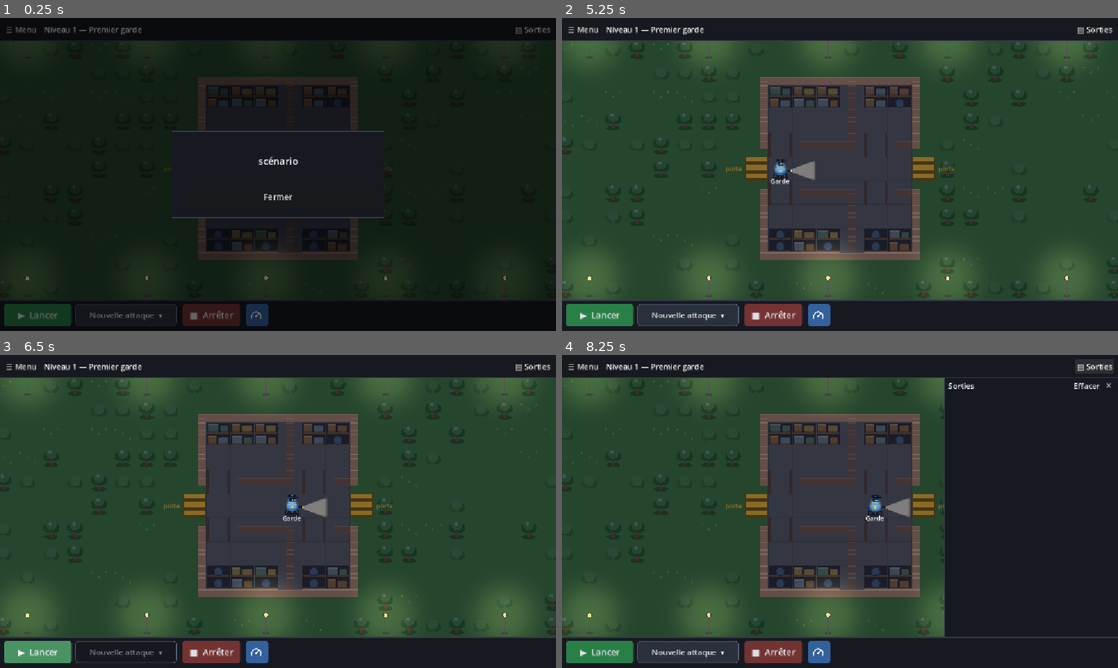
Above: before the commit, frames 1-4 (two rows, left to right).
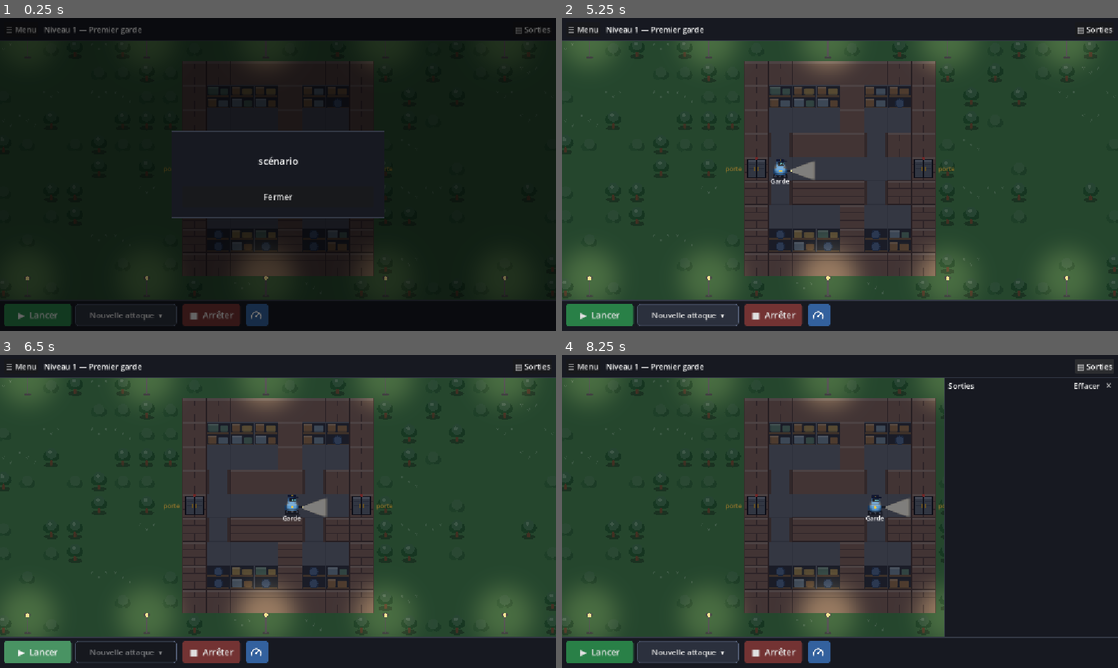
Above: after the commit, the same moments.

Repository: YohanPoirier/jeu_securite
Game: Godot game, scene res://main.tscn
Same seed, same stepped clock (60 frames per second), same inputs: the game is played once before the commit and once after it.
Inputs (mouse positions are in pixels of both pictures, inside the frame that each line leads up to):
- Up to frame 1 (0.25 s): no input
- Up to frame 2 (5.25 s): click "Nouvelle attaque ▾" at 0.5 s; click "Nouvelle attaque ▾" at 1.25 s; click "▶ Lancer" at 2 s; click "■ Arrêter" at 2.75 s; click (817, 315) at 3.52 s; click "▤ Sorties" at 4.25 s; click "Fermer" at 5 s
- Up to frame 3 (6.5 s): click "▶ Lancer" at 5.75 s
- Up to frame 4 (8.25 s): click "■ Arrêter" at 6.5 s; click (817, 652) at 7.27 s; click "▤ Sorties" at 8 s

The runs differ from the first frame. In frame 1, 0.8% of the frame differs, in the area x 35-68%, y 13-83%; in frame 2, 10%, in the area x 32-68%, y 13-83%; in frame 3, 10%; in frame 4, 10%.

Commit message:
Retour aux murs épais, nouvelles portes (battants d'acier dans un encadrement de briques)
Co-Authored-By: Claude Sonnet 5.5 <noreply@anthropic.com>
Claude-Session: https://claude.ai/code/session_01Qn8oNbxsrQNPS2EWgssgFJ

Diff:
--- a/scripts/rail_view.gd
+++ b/scripts/rail_view.gd
@@ -389,13 +389,7 @@
 	_draw_walls(lay, walls)
 	# portes aux extrémités du couloir
 	for gc in [k - 1, right]:
-		var gr := _cell_rect(lay, gc, RAIL_ROW)
-		draw_rect(gr, C_DOOR.darkened(0.55))
-		var s := 0.0
-		while s < gr.size.y:
-			if int(s / 9.0) % 2 == 0:
-				draw_rect(Rect2(gr.position.x + 3.0, gr.position.y + s, gr.size.x - 6.0, minf(9.0, gr.size.y - s)), C_DOOR.darkened(0.1))
-			s += 9.0
+		_draw_gate(_cell_rect(lay, gc, RAIL_ROW), gc == k - 1)
 	draw_string(font, _cell_rect(lay, 0, RAIL_ROW).position + Vector2(0, cell * 0.6), "porte",
 		HORIZONTAL_ALIGNMENT_RIGHT, cell * 1.9, 13, C_DOOR)
 	draw_string(font, _cell_rect(lay, right + 1, RAIL_ROW).position + Vector2(cell * 0.1, cell * 0.6), "porte",
@@ -404,7 +398,7 @@
 
 ## Style des murs : true = traits fins (la case reste non marchable, mais le mur est dessiné étroit),
 ## false = cases de mur pleines (ancien style).
-const THIN_WALLS := true
+const THIN_WALLS := false
 const WALL_T := 0.34  # épaisseur d'un mur fin, en fraction de case
 
 
@@ -464,6 +458,29 @@
 			draw_line(Vector2(x, y), Vector2(x, y + th), C_MORTAR, 1.0)
 	draw_rect(Rect2(rc.position, Vector2(rc.size.x, rc.size.y * 0.10)), C_WALL.lightened(0.20))
 	draw_rect(rc, C_MORTAR.darkened(0.2), false, 1.0)
+
+
+## Porte de l'entrepôt : encadrement de briques, deux battants d'acier, petit voyant au-dessus.
+func _draw_gate(rc: Rect2, left_side: bool) -> void:
+	_draw_wall(rc)
+	var inner := rc.grow(-rc.size.x * 0.12)
+	draw_rect(inner, Color(0.16, 0.17, 0.20))
+	var half := inner.size.x / 2.0
+	for i in 2:
+		var leaf := Rect2(inner.position.x + half * i + 1.0, inner.position.y + 1.0, half - 2.0, inner.size.y - 2.0)
+		draw_rect(leaf, Color(0.40, 0.43, 0.48))
+		draw_rect(Rect2(leaf.position, Vector2(leaf.size.x, 3.0)), Color(0.55, 0.58, 0.63))
+		for j in 3:  # nervures horizontales
+			var y := leaf.position.y + leaf.size.y * (0.25 + 0.25 * j)
+			draw_line(Vector2(leaf.position.x + 2.0, y), Vector2(leaf.end.x - 2.0, y), Color(0.30, 0.32, 0.37), 2.0)
+	var mid_x := inner.get_center().x
+	draw_line(Vector2(mid_x, inner.position.y), Vector2(mid_x, inner.end.y), Color(0.10, 0.10, 0.12), 2.0)
+	# poignées de part et d'autre de la jointure
+	draw_rect(Rect2(mid_x - 5.0, inner.get_center().y - 4.0, 3.0, 8.0), C_DOOR)
+	draw_rect(Rect2(mid_x + 2.0, inner.get_center().y - 4.0, 3.0, 8.0), C_DOOR)
+	draw_rect(inner, Color(0.08, 0.08, 0.10), false, 1.5)
+	# voyant
+	draw_circle(Vector2(mid_x, rc.position.y + rc.size.y * 0.07), 3.0, Color(0.95, 0.30, 0.25))
 
 
 func _draw_doorway(rc: Rect2) -> void:
@@ -598,7 +615,7 @@
 func _update_night(lay: Dictionary, lamps: Array, slots: Dictionary) -> void:
 	var cell: float = lay.cell
 	var mat: ShaderMaterial = _night.material
-	var box := Rect2(_cell_rect(lay, lay.k, 2).position, Vector2(cell * lay.l, cell * (ROWS - 4)))
+	var box := Rect2(_cell_rect(lay, 2, 1).position, Vector2(cell * (lay.l + 2), cell * (ROWS - 2)))
 	mat.set_shader_parameter("box", Vector4(box.position.x, box.position.y, box.size.x, box.size.y))
 	mat.set_shader_parameter("cell", cell)
 	var pos := PackedVector2Array()
